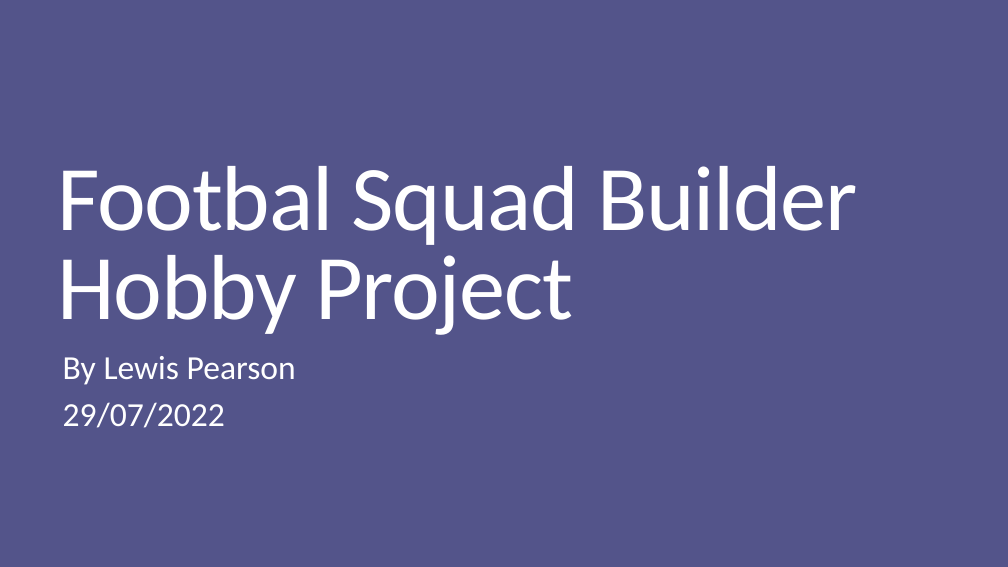
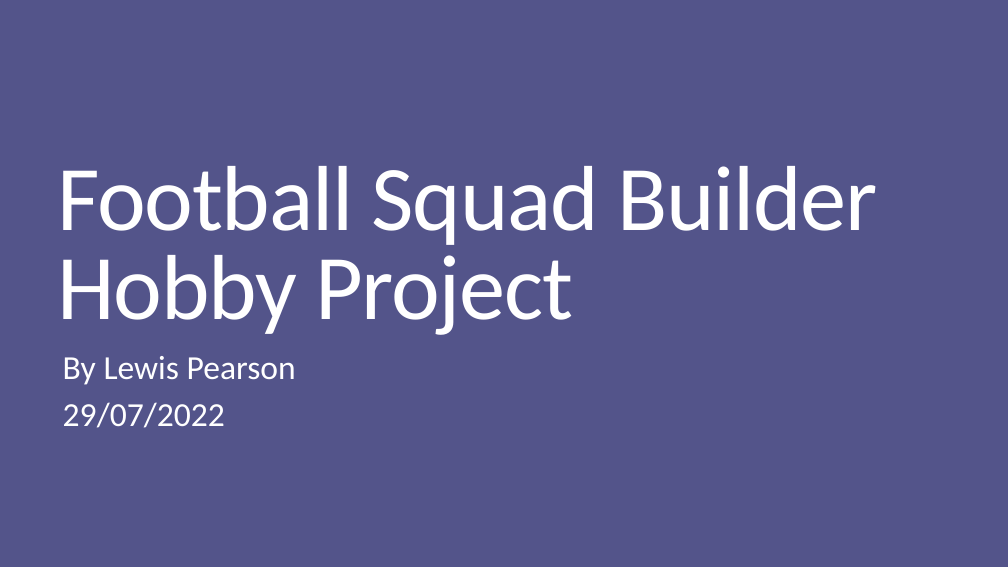
Before and after one commit to lewiscpearson/QA-Project-2-FootballSquadBuilder, a slide deck: slide 1 of documentation/Footbal Squad Builder.pptx. Drawn at 1008x567 pixels with LibreOffice and Linux fonts; fonts in the diff are those of the drawing. Boxes give left, top, right and bottom in pixels: in the first picture for what was removed or moved away, otherwise in the second. Text is boxed around its words. In the diff, an @@ line names an element or a change of style, - is before the commit and + after.

```diff
--- a/documentation/Footbal Squad Builder.pptx
+++ b/documentation/Footbal Squad Builder.pptx
@@ title at (57, 166, 877, 335): text changed @@
-Footbal Squad Builder
-Hobby Project
+Football Squad Builder
+Hobby Project
```
Also in this commit, not shown: 5 other slides changed, 3 slides added, 2 slides removed, 1 other file.
